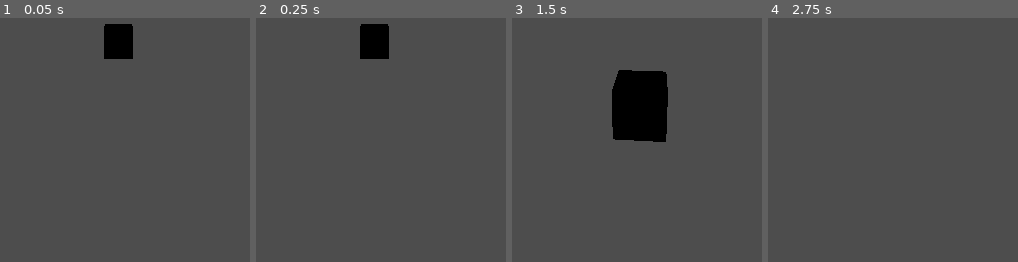
Above: before the commit, frames 1-4 (left to right).
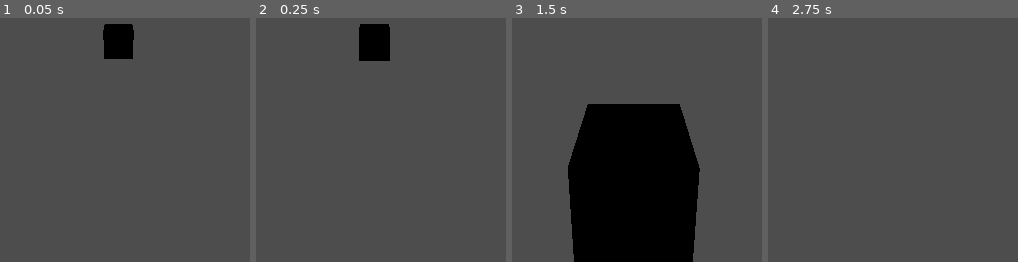
Above: after the commit, the same moments.

Repository: TheExpert24/America250-production
Game: Godot game, scene res://main_3d.tscn
Same seed, same stepped clock (60 frames per second), same inputs: the game is played once before the commit and once after it. This scene is started directly instead of the project's main scene.
Inputs (mouse positions are in pixels of both pictures, inside the frame that each line leads up to):
- Up to frame 1 (0.05 s): no input
- Up to frame 2 (0.25 s): no input
- Up to frame 3 (1.5 s): tap Enter at 0.5 s; move the mouse to (674, 35) at 0.52 s; hold Up (ui_up) from 0.53 s (still down); move the mouse to (589, 39) at 1.27 s
- Up to frame 4 (2.75 s): keep holding Up (ui_up); move the mouse to (905, 30) at 2.02 s

The runs differ from the first frame. In frame 1, less than 0.1% of the frame differs, in the area x 41-54%, y 2-10%; in frame 2, 0.2%; in frame 3, 31%, in the area x 22-76%, y 21-100%; in frame 4, nothing differs.

Commit message:
the british are coming and killing

Diff:
--- a/Enemy.gd
+++ b/Enemy.gd
@@ -1,10 +1,31 @@
-extends Node2D
+extends Node3D
 
-@export var speed := 80
+@export var speed := 2.0
 
-@onready var player = get_tree().get_first_node_in_group("player")
+var attack_timer := 0.0
+var player
+
+func _ready():
+	player = get_parent().get_node("Player")
 
 func _process(delta):
+	attack_timer -= delta
+
 	if player:
-		var dir = (player.global_position - global_position).normalized()
-		position += dir * speed * delta
+		var direction = (player.global_position - global_position).normalized()
+
+		global_position += direction * speed * delta
+
+		look_at(
+			Vector3(
+				player.global_position.x,
+				global_position.y,
+				player.global_position.z
+			),
+			Vector3.UP
+		)
+
+		if global_position.distance_to(player.global_position) < 1.5:
+			if attack_timer <= 0:
+				player.take_damage(10)
+				attack_timer = 1.0
--- a/main_3d.tscn
+++ b/main_3d.tscn
@@ -1,6 +1,7 @@
 [gd_scene format=3 uid="uid://dpx5esw3drrxr"]
 
 [ext_resource type="Script" uid="uid://dxkwutir1x60s" path="res://player.gd" id="1_wiwsh"]
+[ext_resource type="Script" uid="uid://c3fmkactngqfg" path="res://enemy.gd" id="2_pt58c"]
 
 [sub_resource type="BoxMesh" id="BoxMesh_aas03"]
 size = Vector3(50, 1, 50)
@@ -25,6 +26,10 @@
 transform = Transform3D(1, 0, 0, 0, 0.9659259, 0.25881907, 0, -0.25881907, 0.9659258, 0, 1.8, 0)
 current = true
 
-[node name="Enemy" type="MeshInstance3D" parent="." unique_id=1217629080]
-transform = Transform3D(1, 0, 0, 0, 1, 0, 0, 0, 1, 0, 1, -10)
+[node name="Enemy" type="Node3D" parent="." unique_id=1141579975]
+transform = Transform3D(1, 0, 0, 0, 1, 0, 0, 0, 1, 0, 0, -10)
+script = ExtResource("2_pt58c")
+
+[node name="MeshInstance3D" type="MeshInstance3D" parent="Enemy" unique_id=1365979529]
+transform = Transform3D(1, 0, 0, 0, 1, 0, 0, 0, 1, 0, 1, 0)
 mesh = SubResource("BoxMesh_wiwsh")
--- a/player.gd
+++ b/player.gd
@@ -1,11 +1,30 @@
 extends CharacterBody3D
 
 @export var speed := 5.0
+
+var alive := true
+var health := 100
 
 @onready var neck = $Neck
 
 func _ready():
 	Input.mouse_mode = Input.MOUSE_MODE_CAPTURED
+
+func take_damage(amount):
+	if !alive:
+		return
+
+	health -= amount
+
+	if health < 0:
+		health = 0
+
+	print("Health:", health)
+
+	if health <= 0:
+		alive = false
+		print("YOU DIED")
+		Input.mouse_mode = Input.MOUSE_MODE_VISIBLE
 
 func _unhandled_input(event):
 	if event.is_action_pressed("ui_cancel"):
@@ -16,6 +35,7 @@
 
 	if event is InputEventMouseMotion and Input.mouse_mode == Input.MOUSE_MODE_CAPTURED:
 		rotate_y(-event.relative.x * 0.0015)
+
 		neck.rotate_x(-event.relative.y * 0.0015)
 
 		neck.rotation.x = clamp(
@@ -25,6 +45,9 @@
 		)
 
 func _physics_process(delta):
+	if !alive:
+		return
+
 	var input_dir = Vector2.ZERO
 
 	if Input.is_action_pressed("ui_up"):
@@ -41,7 +64,7 @@
 	var forward = -transform.basis.z
 	var right = transform.basis.x
 
-	var direction = (forward * input_dir.y + right * input_dir.x)
+	var direction = forward * input_dir.y + right * input_dir.x
 
 	velocity.x = direction.x * speed
 	velocity.z = direction.z * speed
